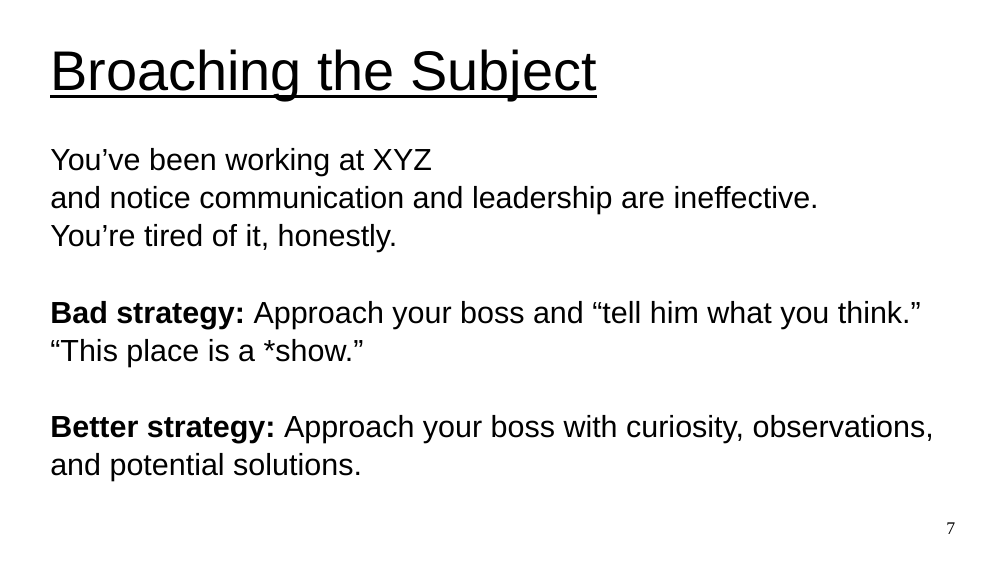
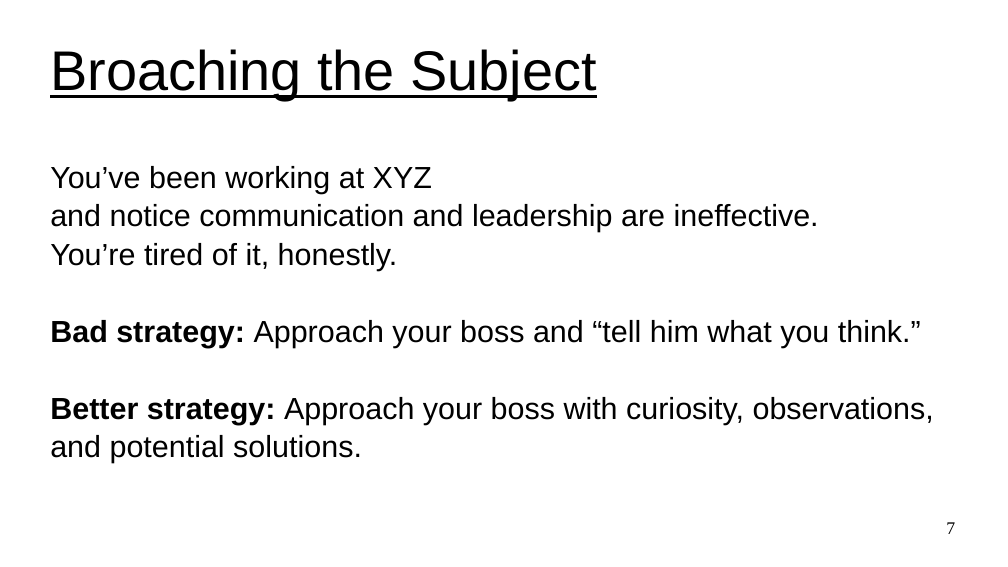
Before and after one commit to UVADS/ds6011, a slide deck: slide 7 of 04_crucial_conversations.ppt. Drawn at 1008x567 pixels with LibreOffice and Linux fonts; fonts in the diff are those of the drawing. Boxes give left, top, right and bottom in pixels: in the first picture for what was removed or moved away, otherwise in the second. Text is boxed around its words. In the diff, an @@ line names an element or a change of style, - is before the commit and + after.

```diff
--- a/04_crucial_conversations.ppt
+++ b/04_crucial_conversations.ppt
@@ subtitle at box(50, 339, 364, 367): paragraph removed @@
-“This place is a *show.”
```
Also in this commit, not shown: 1 other slide changed, 1 slide added, 2 other files.
